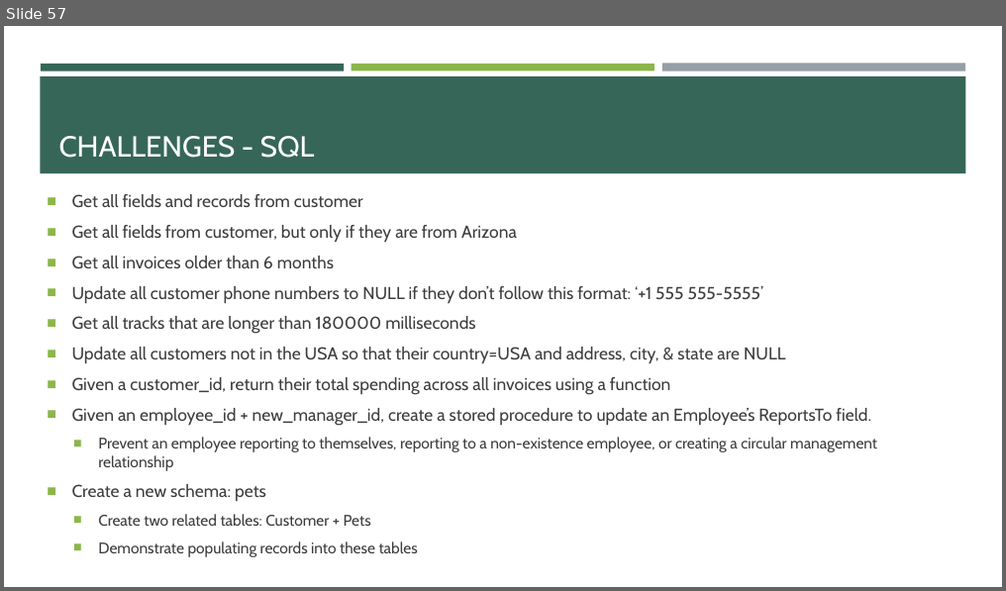
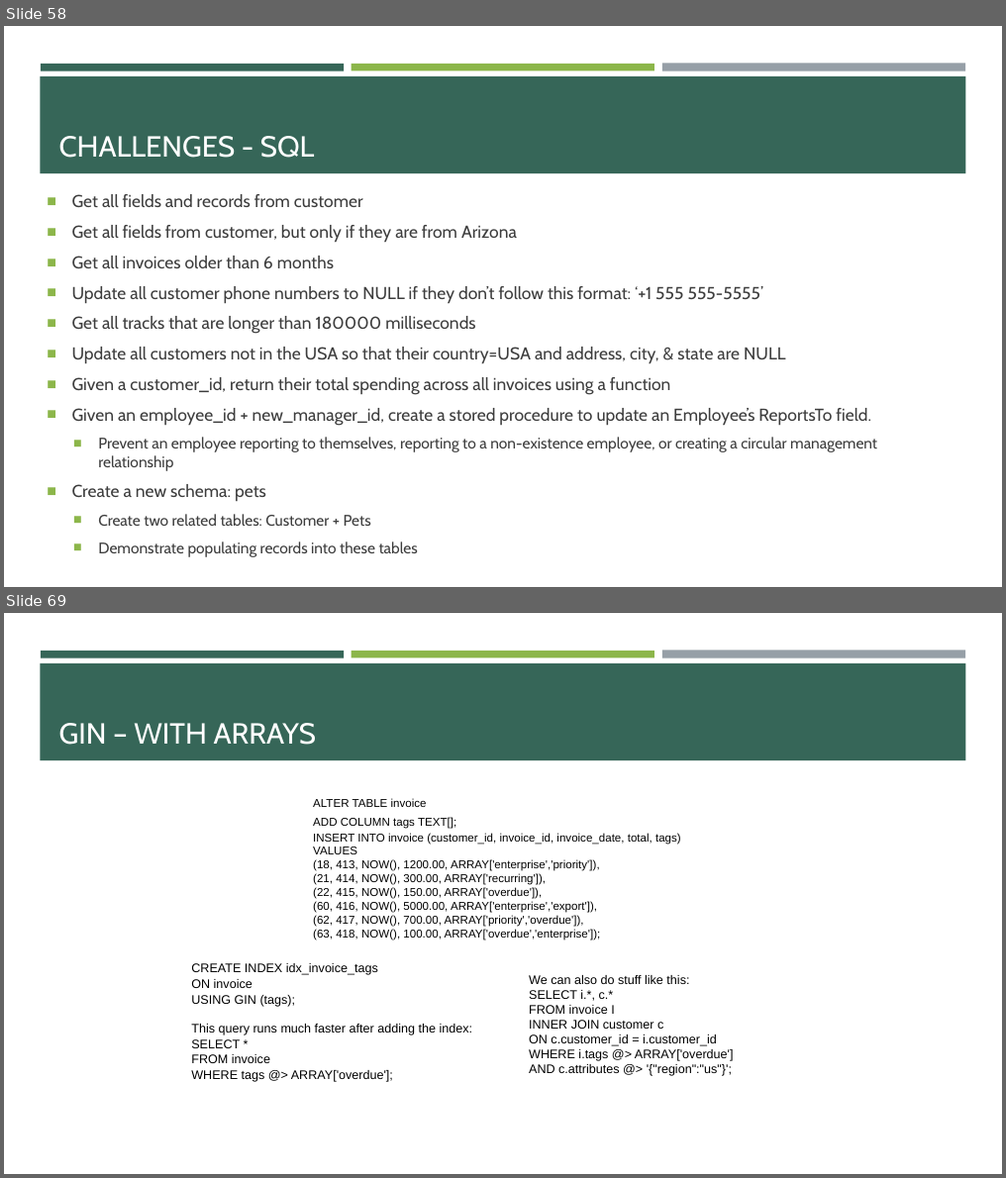
Before and after one commit to e-m-wilson/java-fs, a slide deck: Week_3/SQL_postgres.pptx. Shown one above the other, each under a label of ours: slide 57 before the commit, slides 58 and 69 after it; the slides between them are not shown. The pictures are 1006x591 and 1006x1178 pixels, drawn with LibreOffice and Linux fonts; fonts in the diff are those of the drawing. Boxes give left, top, right and bottom in pixels: in the first picture for what was removed or moved away, otherwise in the second. Text is boxed around its words. In the diff, an @@ line names an element or a change of style, - is before the commit and + after.

```diff
--- a/Week_3/SQL_postgres.pptx
+++ b/Week_3/SQL_postgres.pptx
@@ slide 69 added at [4,613,1002,1174], background #FFFFFF; not listed: 4 template elements that a slide beside it also shows @@
@@ title added at [59,723,317,745], 28 pt, text #FFFFFF @@
+GIN – WITH ARRAYS
@@ text added at [313,798,681,941], 11 pt, text #000000 @@
+ALTER TABLE invoice
+ADD COLUMN tags TEXT[];
+INSERT INTO invoice (customer_id, invoice_id, invoice_date, total, tags) VALUES
+(18, 413, NOW(), 1200.00, ARRAY['enterprise','priority']),
+(21, 414, NOW(), 300.00, ARRAY['recurring']),
+(22, 415, NOW(), 150.00, ARRAY['overdue']),
+(60, 416, NOW(), 5000.00, ARRAY['enterprise','export']),
+(62, 417, NOW(), 700.00, ARRAY['priority','overdue']),
+(63, 418, NOW(), 100.00, ARRAY['overdue','enterprise']);
@@ text added at [191,963,473,1082], 12 pt, text #000000 @@
+CREATE INDEX idx_invoice_tags
+ON invoice
+USING GIN (tags);
+This query runs much faster after adding the index:
+SELECT *
+FROM invoice
+WHERE tags @> ARRAY['overdue'];
@@ text added at [529,975,734,1076], 12 pt, text #000000 @@
+We can also do stuff like this:
+SELECT i.*, c.*
+FROM invoice I
+INNER JOIN customer c
+ON c.customer_id = i.customer_id
+WHERE i.tags @> ARRAY['overdue']
+AND c.attributes @> '{"region":"us"}';
@@ what was slide 57 is now slide 58 @@
```
Also in this commit, not shown: 5 slides changed, 24 other slides added.
